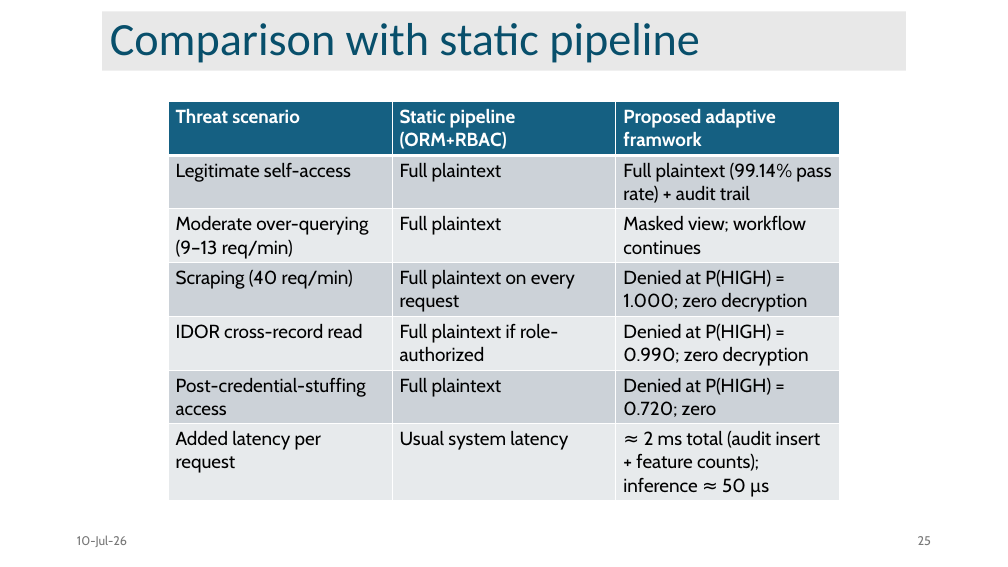
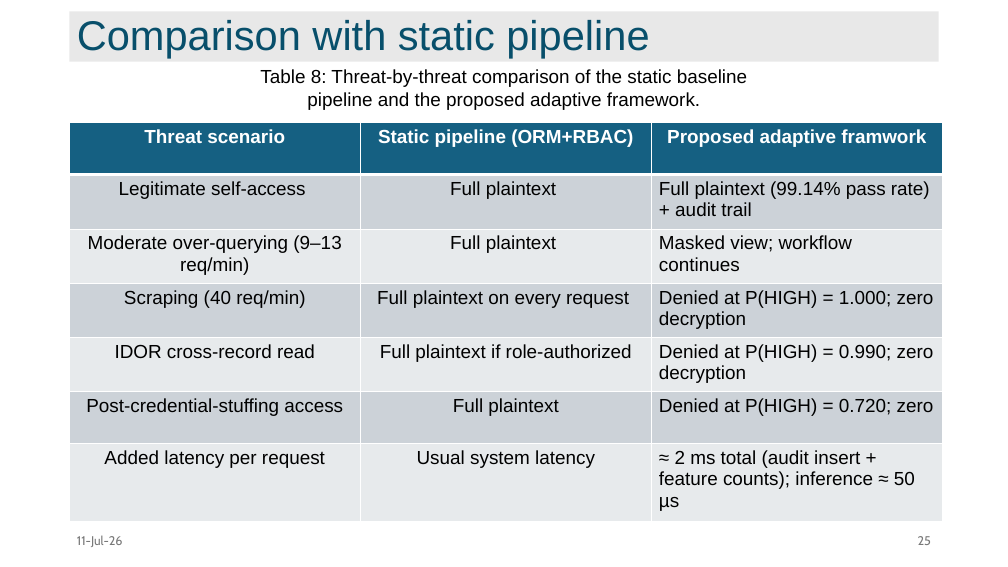
Before and after one commit to faiyaz103/adaptive-data-access-framework, a slide deck: slide 25 of report/main/2007103.pptx. Drawn at 1008x567 pixels with LibreOffice and Linux fonts; fonts in the diff are those of the drawing. Boxes give left, top, right and bottom in pixels: in the first picture for what was removed or moved away, otherwise in the second. Text is boxed around its words. In the diff, an @@ line names an element or a change of style, - is before the commit and + after.

```diff
--- a/report/main/2007103.pptx
+++ b/report/main/2007103.pptx
@@ title "Comparison with static pipeline": place and size @@
-title "Comparison with static pipeline" at [102, 11, 906, 70]
+title "Comparison with static pipeline" at [70, 11, 939, 62]
@@ title "Comparison with static pipeline" at [70, 11, 939, 62]: size 44 to 39.6 pt, font Calibri to Arial @@
@@ text added at [260, 69, 747, 110], 18 pt, text #000000 @@
+Table 8: Threat-by-threat comparison of the static baseline pipeline and the proposed adaptive framework.
@@ table at [70, 123, 943, 521] @@
@@ font Cabin to Arial @@
@@ alignment left to centre @@
@@ table: place and size @@
-table at [168, 101, 839, 501]
+table at [70, 123, 943, 521]
@@ text at [77, 535, 123, 547]: text changed @@
-10-Jul-26
+11-Jul-26
```
Also in this commit, not shown: 32 other slides changed, 1 slide added, 2 slides removed.
